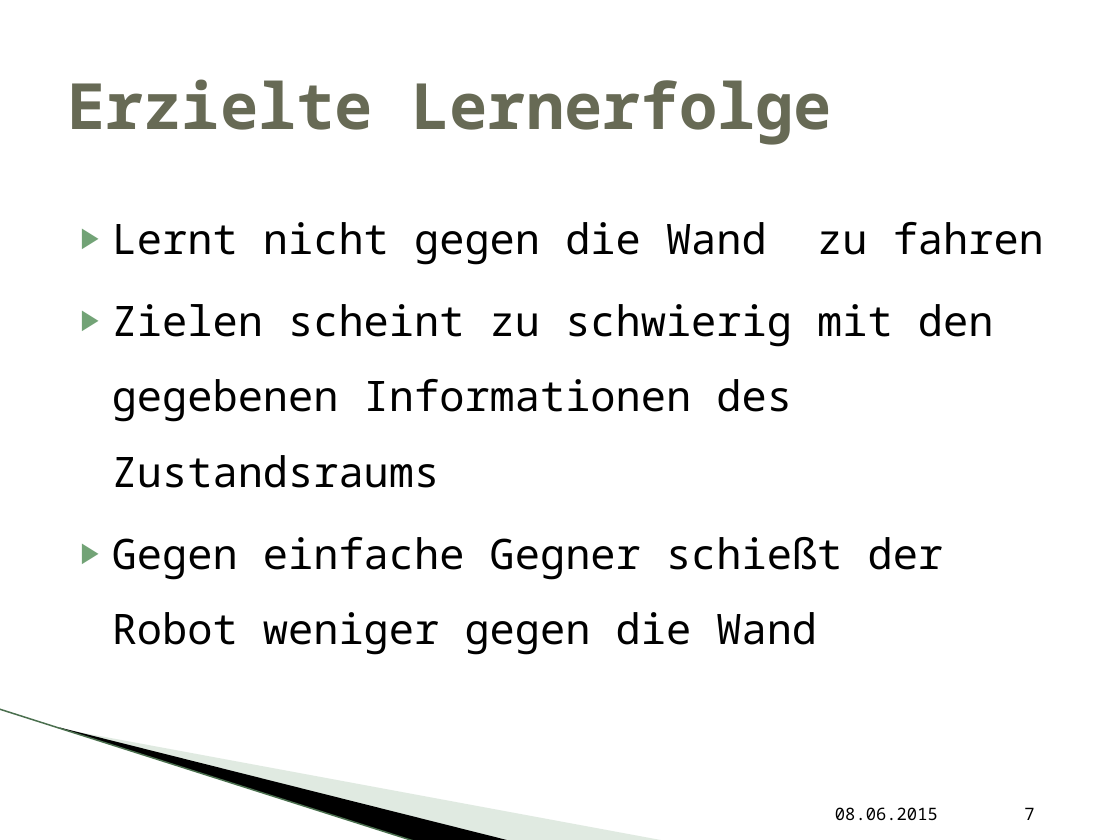
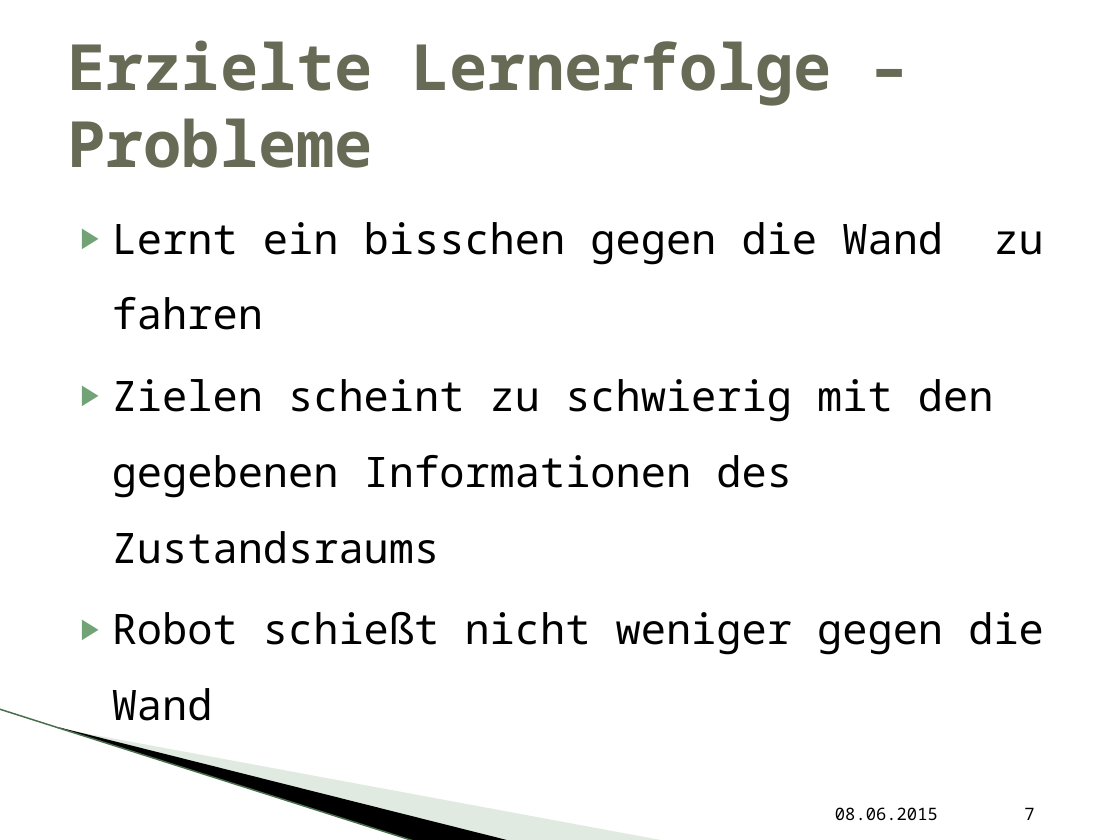
Before and after one commit to vikwin/HAW-LernendeAgenten_RC, a slide deck: slide 7 of Präsentation/Zwischenpräsentation.pptx. Drawn at 1120x840 pixels with LibreOffice and Linux fonts; fonts in the diff are those of the drawing; background and template pictures are left out. Boxes give left, top, right and bottom in pixels: in the first picture for what was removed or moved away, otherwise in the second. Text is boxed around its words. In the diff, an @@ line names an element or a change of style, - is before the commit and + after.

```diff
--- a/Präsentation/Zwischenpräsentation.pptx
+++ b/Präsentation/Zwischenpräsentation.pptx
@@ title at (67, 40, 832, 168): text changed @@
-Erzielte Lernerfolge
+Erzielte Lernerfolge – Probleme
@@ text at (112, 222, 1044, 330): text changed @@
-▶ Lernt nicht gegen die Wand zu fahren
+▶ Lernt ein bisschen gegen die Wand zu fahren
@@ text at (112, 612, 1044, 721): text changed @@
-▶ Gegen einfache Gegner schießt der Robot weniger gegen die Wand
+▶ Robot schießt nicht weniger gegen die Wand
```
Also in this commit, not shown: 3 other slides changed, 5 other files.
